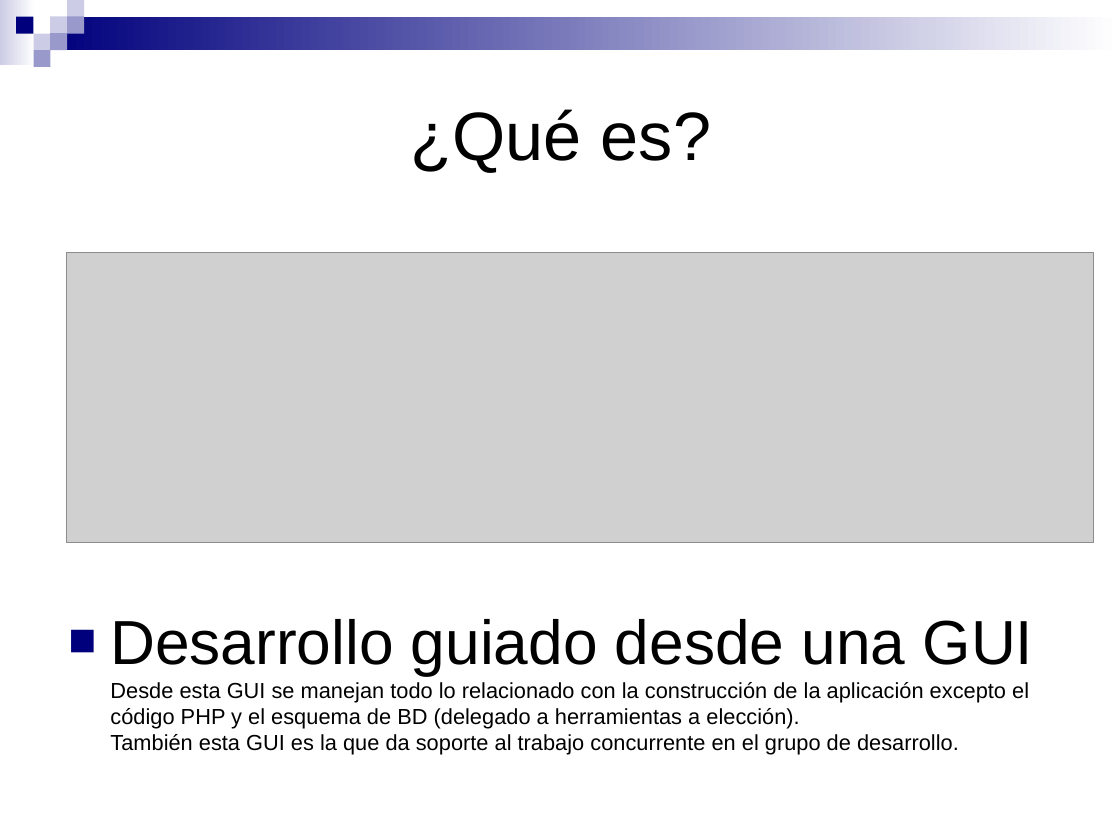
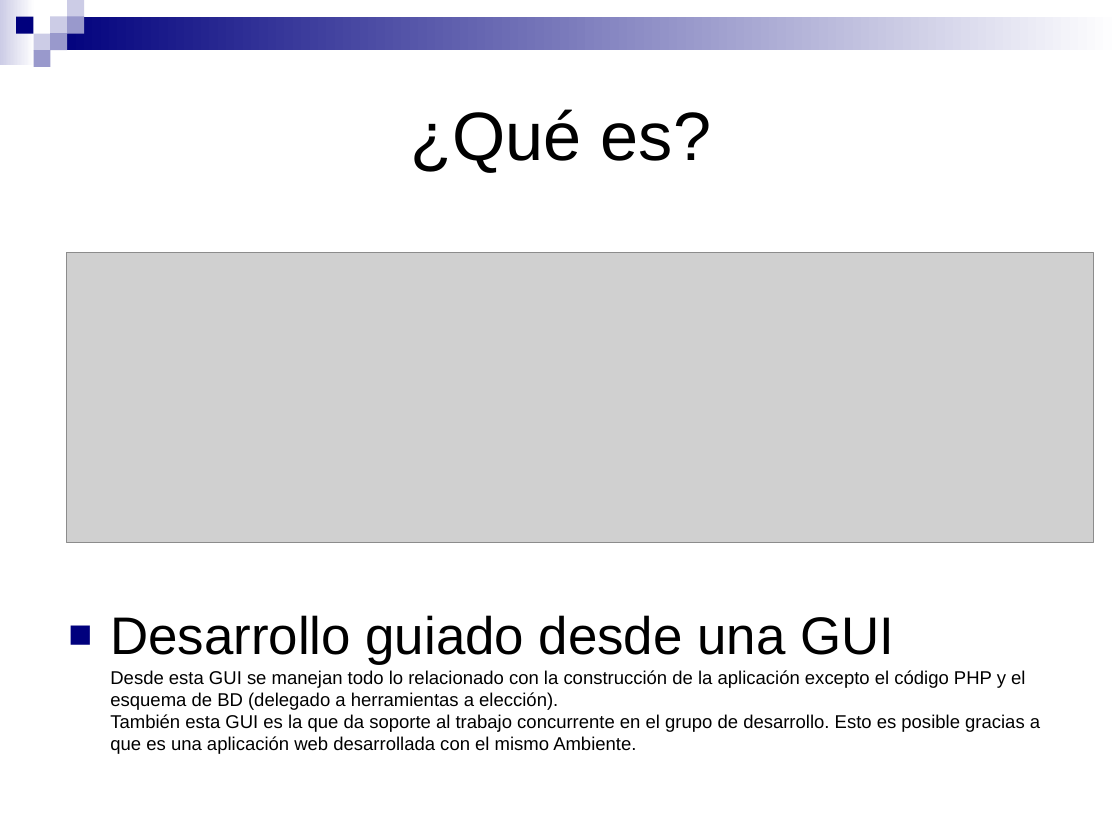
Before and after one commit to SIU-Toba/framework, a slide deck: slide 3 of doc/presentacion/Jornadas JAIIO.ppt. Drawn at 1120x840 pixels with LibreOffice and Linux fonts; fonts in the diff are those of the drawing; grey boxes stand for pictures. Boxes give left, top, right and bottom in pixels: in the first picture for what was removed or moved away, otherwise in the second. Text is boxed around its words. In the diff, an @@ line names an element or a change of style, - is before the commit and + after.

Commit message:
* Mejora al catalogo de items (saca fotos continuamente, guarda la ultima vista entre sesiones)  * Los eventos asociados a un ei se pueden ordenar  * El formulario_ml puede manejar su orden a partir de una columna extra en el pasaje de datos (falta trabajar mas sobre esto)  * Nueva version de la presentacion (vista con haydee)

```diff
--- a/doc/presentacion/Jornadas JAIIO.ppt
+++ b/doc/presentacion/Jornadas JAIIO.ppt
@@ text at box(110, 615, 1040, 754): text changed; size 14 to 11.9 pt @@
-■ Desarrollo guiado desde una GUI
-  Desde esta GUI se manejan todo lo relacionado con la construcción de la aplicación excepto el código PHP y el esquema de BD (delegado a herramientas a elección).
-  También esta GUI es la que da soporte al trabajo concurrente en el grupo de desarrollo.
+■ Desarrollo guiado desde una GUI
+  Desde esta GUI se manejan todo lo relacionado con la construcción de la aplicación excepto el código PHP y el esquema de BD (delegado a herramientas a elección).
+  También esta GUI es la que da soporte al trabajo concurrente en el grupo de desarrollo. Esto es posible gracias a que es una aplicación web desarrollada con el mismo Ambiente.
```
Also in this commit, not shown: 5 other slides changed, 1 slide added, 1 slide removed, 16 other files.
